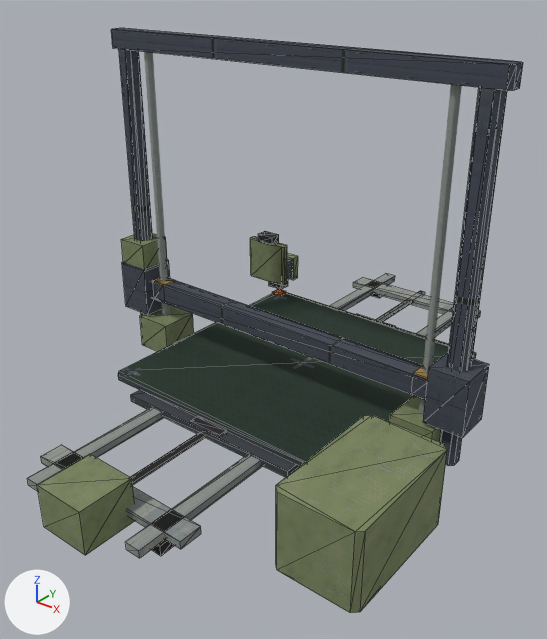
Before and after pictures for a commit that changed the glTF model app/assets/models/printer.glb.
Before and after are seen from a 50 mm camera at (448.0, -568.0, 317.0) aimed at (119.0, -157.0, 62.0). The lights are fixed; the arrows at lower left show +X, +Y and +Z. The older version comes first. Mesh edges are drawn as thin lines on the coarser meshes. Vertices at exactly the same position are counted once.

Names of what the first picture shows: 'Bed_Y', 'Carriage_X', 'Frame_Static', 'Gantry_X', 'LeadScrew_L', 'LeadScrew_R'.
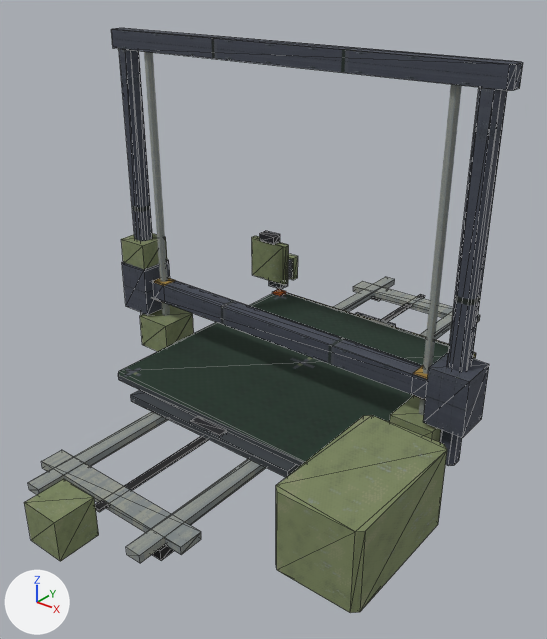
The change in detail:
me_frame_static is used by ob_frame_static; location (0.0, 0.0, 0.0).
me_frame_static had 160 vertices, 256 faces and spanned x -59.0..292.0, y -359.0..125.0, z -21.0..261.0.
me_frame_static now has 160 vertices, 256 faces and spans x -59.0..292.0, y -373.0..125.0, z -25.0..261.0.
me_frame_static part 1: the loose piece of 8 vertices spanning x 54.0..66.0, y -345.0..125.0, z -13.0..-7.0 is moved by (0.0, 0.0, -4.0).
me_frame_static part 2: the loose piece of 8 vertices spanning x 154.0..166.0, y -345.0..125.0, z -13.0..-7.0 is moved by (0.0, 0.0, -4.0).
me_frame_static part 3: the loose piece of 8 vertices spanning x 40.0..180.0, y 81.0..99.0, z -13.0..-7.0 is moved by (0.0, 0.0, -4.0).
me_frame_static part 4: the loose piece of 8 vertices spanning x 40.0..180.0, y -324.0..-306.0, z -13.0..-7.0 is moved by (0.0, 0.0, -4.0).
me_frame_static part 5: the loose piece of 8 vertices spanning x 52.0..68.0, y 90.0..110.0, z -21.0..-13.0 is moved by (0.0, 0.0, -4.0).
me_frame_static part 6: the loose piece of 8 vertices spanning x 152.0..168.0, y -330.0..-310.0, z -21.0..-13.0 is moved by (0.0, 0.0, -4.0).
me_frame_static part 7: the loose piece of 8 vertices spanning x 107.0..113.0, y -332.0..108.0, z -10.0..-8.0 is moved by (0.0, 0.0, -4.0).
me_frame_static part 8: the loose piece of 8 vertices spanning x 89.0..131.0, y -359.0..-317.0, z -21.0..13.0 is scaled about its middle by (0.714, 0.714, 0.882), then moved by (0.0, -20.0, 0.0).
Other edits to the shape of me_frame_static do not show in these pictures.

Pixel boxes [x1, y1, x2, y2] of what changed, in the pictures (547 x 639 px; the box of a moved part takes in the faces that stretch with it):
'Frame_Static', reshaped
    before: [27, 28, 523, 613]
    after: [24, 28, 523, 613]
part 1 of me_frame_static, moved or reshaped
    before: [27, 273, 395, 491]
    after: [28, 277, 395, 495]
part 2 of me_frame_static, moved or reshaped
    before: [125, 307, 454, 558]
    after: [126, 311, 453, 563]
part 3 of me_frame_static, moved or reshaped
    before: [353, 277, 481, 318]
    after: [353, 281, 480, 322]
part 4 of me_frame_static, moved or reshaped
    before: [41, 445, 201, 549]
    after: [41, 450, 201, 555]
part 5 of me_frame_static, moved or reshaped (mostly hidden)
    before: [371, 293, 382, 298]
    after: [371, 297, 381, 301]
part 6 of me_frame_static, moved or reshaped (mostly hidden)
    before: [152, 540, 174, 556]
    after: [152, 544, 174, 561]
part 7 of me_frame_static, moved or reshaped
    before: [130, 291, 425, 485]
    after: [95, 294, 425, 512]
part 8 of me_frame_static, moved or reshaped
    before: [37, 454, 134, 556]
    after: [24, 479, 99, 561]
